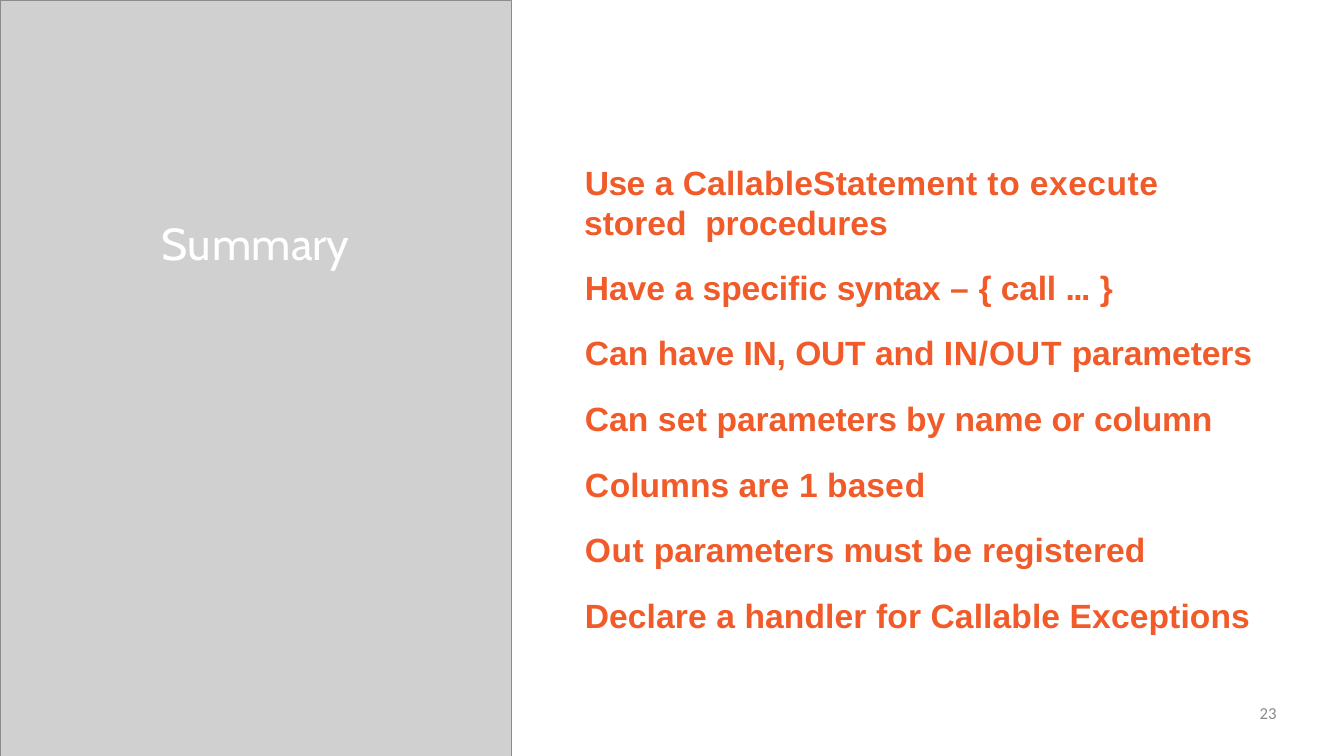
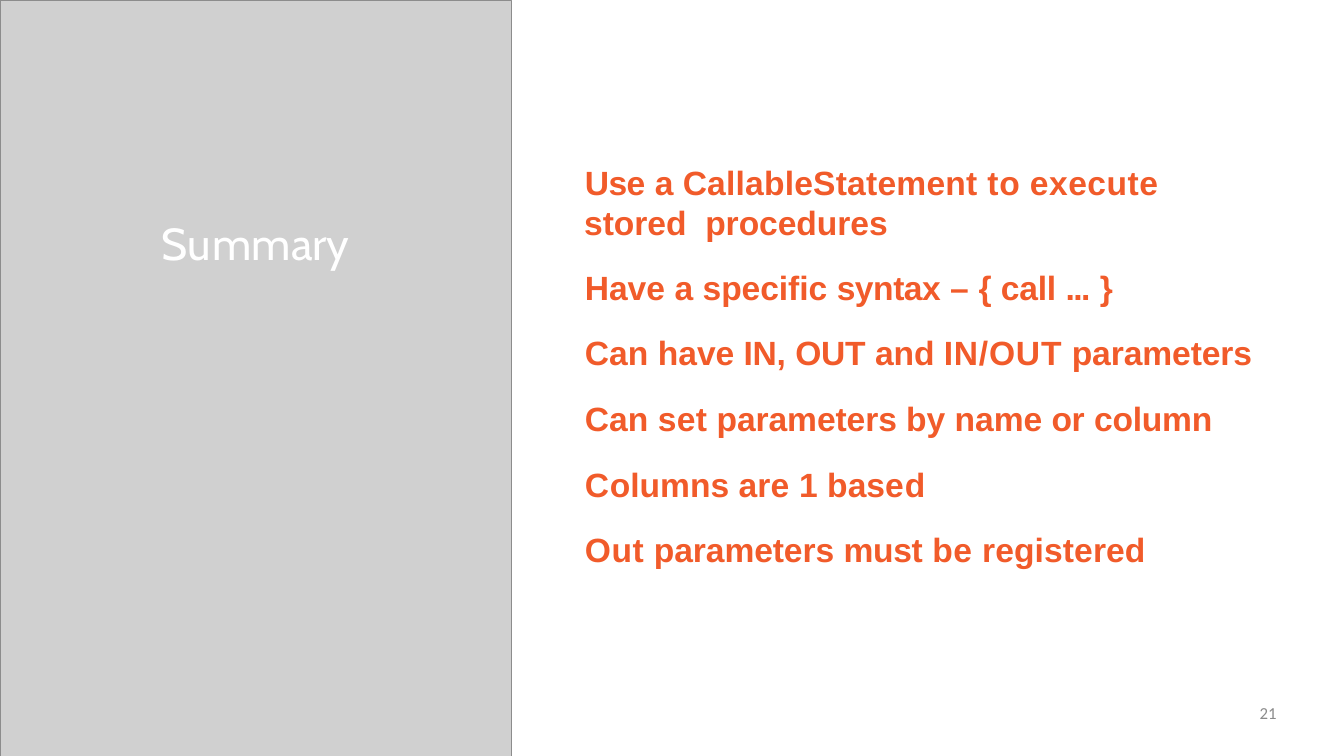
Before and after one commit to StevenJoseph19/Java, a slide deck: slide 21 of Day 6/Slides/7. Working with a CallableStatement/working-with-a-callable-statement-slides.pptx (slide 23 before the commit). Drawn at 1344x756 pixels with LibreOffice and Linux fonts; fonts in the diff are those of the drawing; grey boxes stand for pictures. Boxes give left, top, right and bottom in pixels: in the first picture for what was removed or moved away, otherwise in the second. Text is boxed around its words. In the diff, an @@ line names an element or a change of style, - is before the commit and + after.

```diff
--- a/Day 6/Slides/7. Working with a CallableStatement/working-with-a-callable-statement-slides.pptx
+++ b/Day 6/Slides/7. Working with a CallableStatement/working-with-a-callable-statement-slides.pptx
@@ text at box(585, 603, 1250, 634): paragraph removed @@
-Declare a handler for Callable Exceptions
@@ page number at box(1260, 708, 1277, 719): text changed @@
-23
+21
```
Also in this commit, not shown: 2 slides removed, 8 other files.
